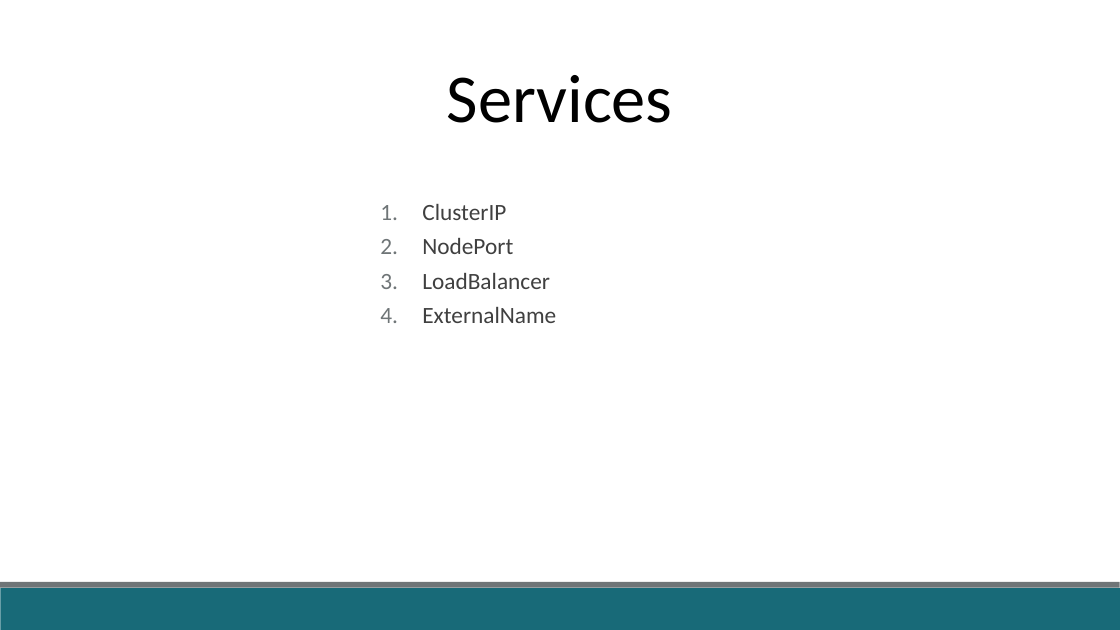
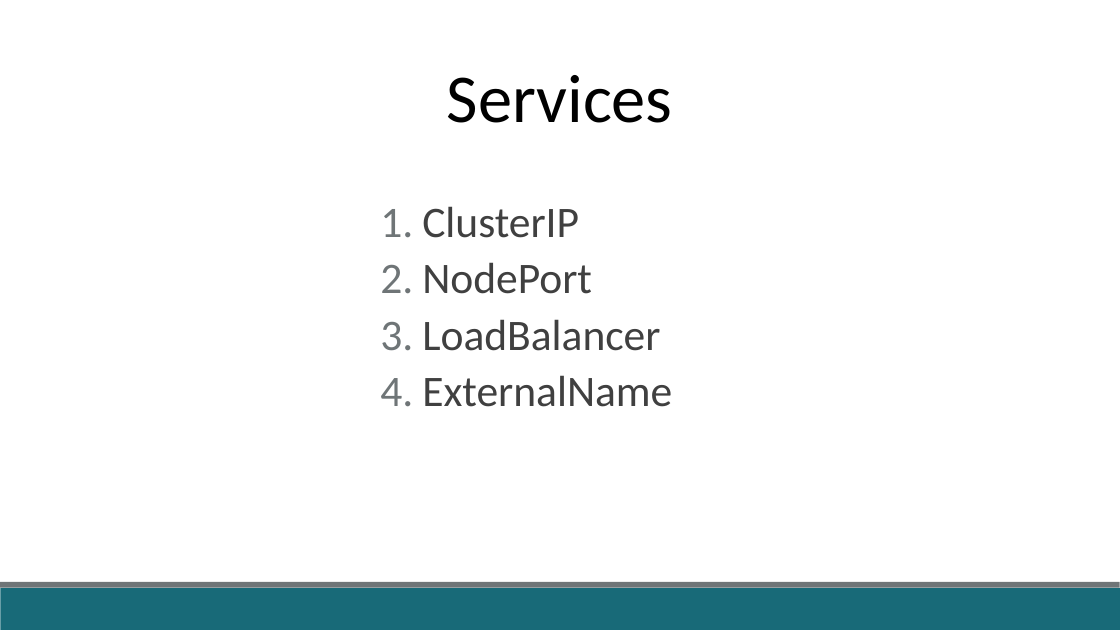
Before and after one commit to fabricioveronez/ApresentacaoAnatomiaDeployK8S, a slide deck: slide 7 of docs/AnatomiaDeployK8S.pptx (slide 9 before the commit). Drawn at 1120x630 pixels with LibreOffice and Linux fonts; fonts in the diff are those of the drawing. Boxes give left, top, right and bottom in pixels: in the first picture for what was removed or moved away, otherwise in the second. Text is boxed around its words. In the diff, an @@ line names an element or a change of style, - is before the commit and + after.

```diff
--- a/docs/AnatomiaDeployK8S.pptx
+++ b/docs/AnatomiaDeployK8S.pptx
@@ text "ClusterIP" at (422,206,672,407): size 15 to 28 pt @@
```
Also in this commit, not shown: 2 other slides changed, 1 slide added, 5 slides removed, 12 other files.
